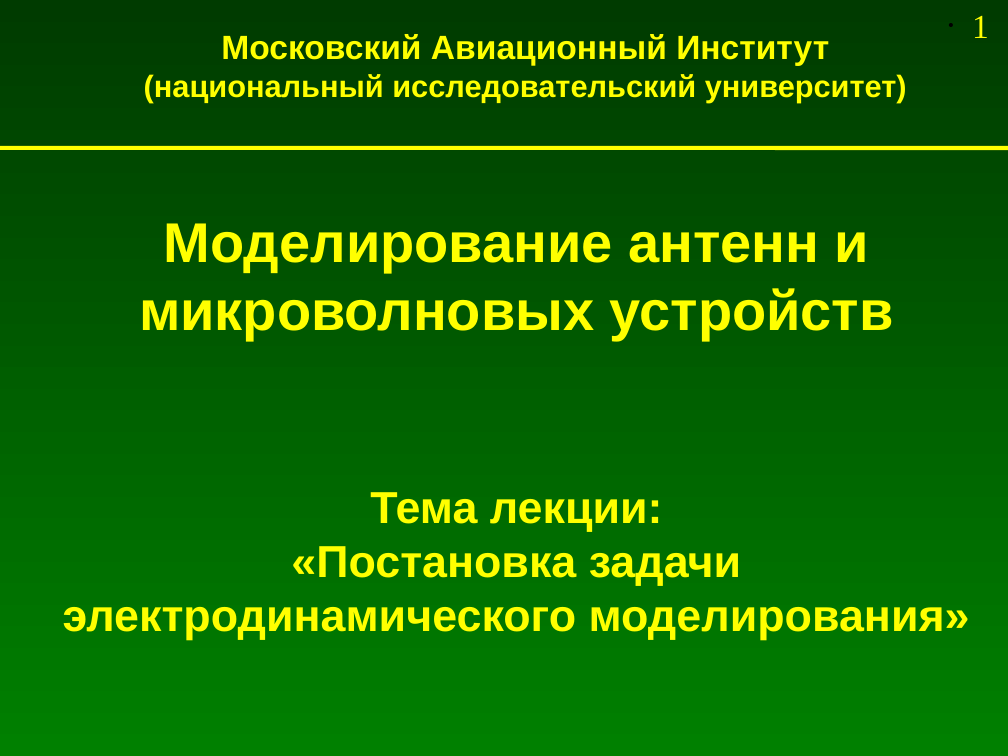
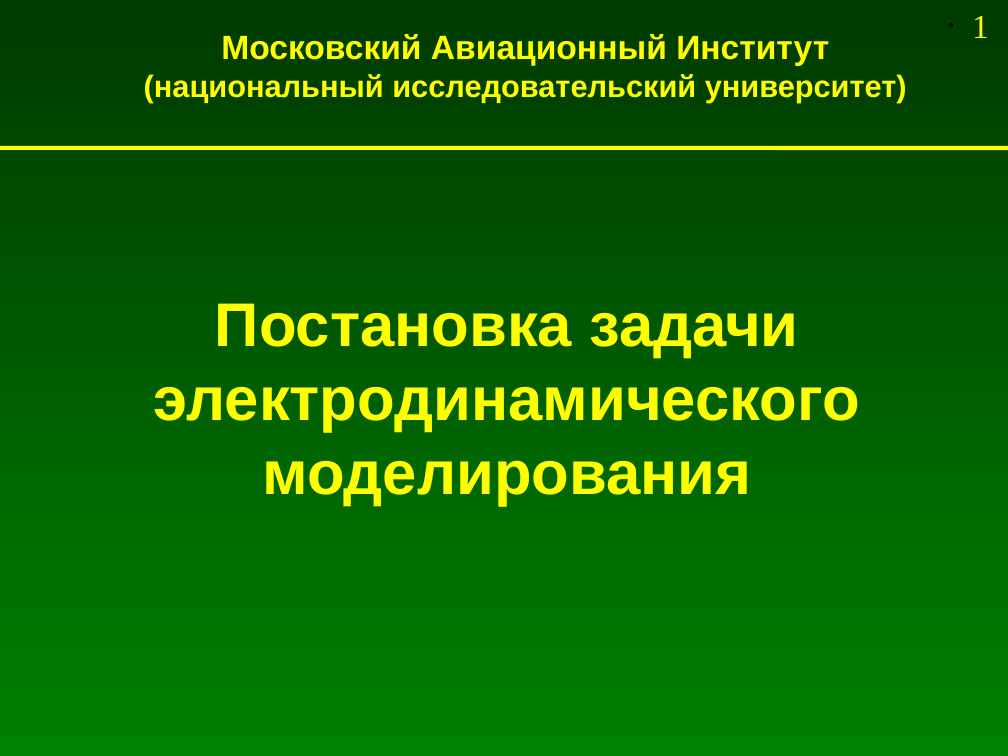
Before and after one commit to andris0147sv/modelling, a slide deck: slide 1 of presentations/1. Problem Statement.odp. Drawn at 1008x756 pixels with LibreOffice and Linux fonts; fonts in the diff are those of the drawing. Boxes give left, top, right and bottom in pixels: in the first picture for what was removed or moved away, otherwise in the second. Text is boxed around its words. In the diff, an @@ line names an element or a change of style, - is before the commit and + after.

Commit message:
Обновление презентации про постановку задачи

```diff
--- a/presentations/1. Problem Statement.odp
+++ b/presentations/1. Problem Statement.odp
@@ text removed at <box>139,223,894,339</box> @@
-Моделирование антенн и микроволновых устройств
@@ text at <box>154,303,860,506</box>: text changed; size 32 to 44 pt @@
-Тема лекции:
-«Постановка задачи электродинамического моделирования»
+Постановка задачи электродинамического моделирования
```
Also in this commit, not shown: 4 other slides changed, 3 slides added, 1 other file.
